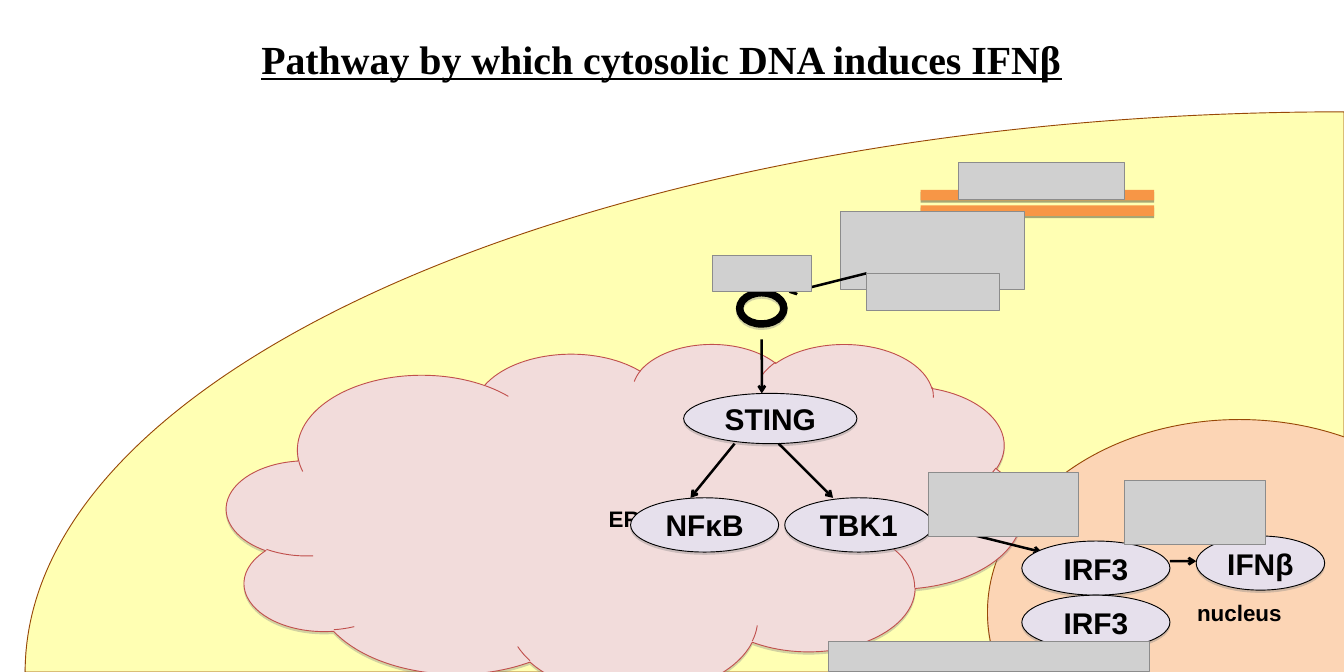
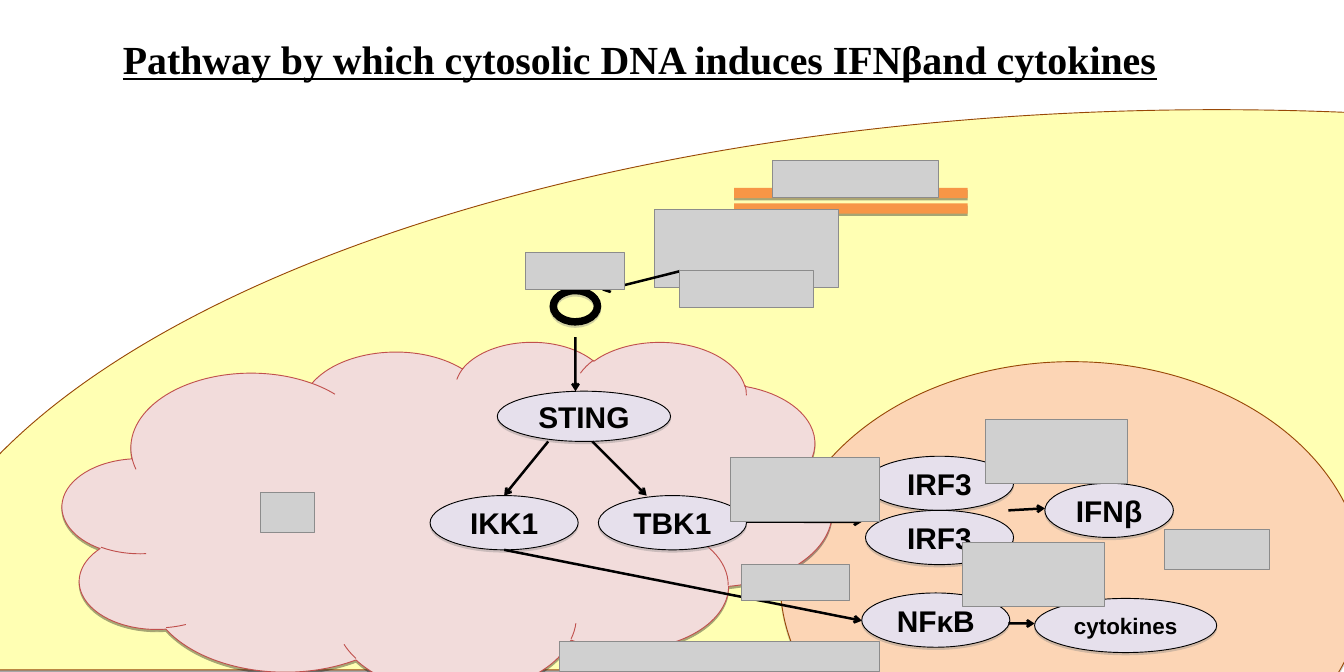
Before and after one commit to ericminikel/cureffi, a slide deck: slide 1 of media/2014/09/biolit-03-diagrams.ppt. Drawn at 1344x672 pixels with LibreOffice and Linux fonts; fonts in the diff are those of the drawing; grey boxes stand for pictures. Boxes give left, top, right and bottom in pixels: in the first picture for what was removed or moved away, otherwise in the second. Text is boxed around its words. In the diff, an @@ line names an element or a change of style, - is before the commit and + after.

Commit message:
corrected figure

```diff
--- a/media/2014/09/biolit-03-diagrams.ppt
+++ b/media/2014/09/biolit-03-diagrams.ppt
@@ text at (123, 46, 1156, 82): text changed @@
-Pathway by which cytosolic DNA induces IFNβ
+Pathway by which cytosolic DNA induces IFNβand cytokines
@@ freeform shape: place and size @@
-freeform shape at (25, 112, 1344, 672)
+freeform shape at (0, 109, 1344, 672)
@@ picture: place and size @@
-picture at (866, 273, 1000, 310)
+picture at (526, 253, 625, 289)
@@ 2 pictures, 1 ellipse, 1 arrow: place and size @@
-2 pictures, 1 ellipse, 1 arrow at (684, 162, 1124, 444)
+2 pictures, 1 ellipse, 1 arrow at (497, 160, 938, 442)
@@ picture: place and size @@
-picture at (712, 255, 811, 292)
+picture at (680, 271, 814, 307)
@@ freeform shape added at (63, 341, 832, 672), fill #F2DCDB, outline #C0504D 0.74 pt @@
@@ freeform shape removed at (227, 343, 1021, 672) @@
-ER
@@ 2 ellipses, 1 freeform shape, 1 arrow: place and size @@
-2 ellipses, 1 freeform shape, 1 arrow at (740, 181, 1196, 553)
+2 ellipses, 1 freeform shape, 1 arrow at (554, 178, 1010, 550)
@@ ellipse added at (780, 362, 1344, 672), fill #FCD5B5, outline #984807 0.74 pt @@
@@ ellipse removed at (987, 419, 1344, 672) @@
-nucleus
@@ arrow moved from (779, 444) - (833, 498) to (548, 442) - (504, 495) @@
@@ arrow moved from (735, 444) - (691, 498) to (592, 442) - (647, 495) @@
@@ picture: place and size @@
-picture at (929, 472, 1079, 536)
+picture at (986, 420, 1127, 484)
@@ picture added at (730, 458, 880, 521) @@
@@ ellipse "IRF3": place and size @@
-ellipse "IRF3" at (1021, 595, 1169, 650)
+ellipse "IRF3" at (866, 456, 1013, 510)
@@ picture added at (261, 493, 314, 533) @@
@@ ellipse added at (430, 495, 578, 550), fill #E6E0EC, outline #000000 0.74 pt, 24 pt, text #000000, bold @@
+IKK1
@@ arrow added from (1008, 511) to (1045, 508), #000000 2.01 pt @@
@@ ellipse "IFNβ": place and size @@
-ellipse "IFNβ" at (1196, 536, 1324, 590)
+ellipse "IFNβ" at (1045, 483, 1173, 537)
@@ arrow moved from (933, 525) - (1042, 552) to (746, 521) - (862, 521) @@
@@ ellipse "IRF3": place and size @@
-ellipse "IRF3" at (1021, 541, 1169, 595)
+ellipse "IRF3" at (866, 511, 1013, 565)
@@ picture: place and size @@
-picture at (1124, 480, 1266, 544)
+picture at (1164, 530, 1269, 570)
@@ arrow added from (504, 550) to (862, 621), #000000 2.01 pt @@
@@ picture added at (741, 564, 849, 601) @@
@@ picture: place and size @@
-picture at (829, 642, 1150, 672)
+picture at (962, 542, 1105, 606)
@@ ellipse "NFκB": place and size @@
-ellipse "NFκB" at (631, 498, 779, 553)
+ellipse "NFκB" at (862, 593, 1010, 648)
@@ ellipse added at (1035, 599, 1217, 652), fill #E6E0EC, outline #000000 0.74 pt, 18 pt, text #000000, bold @@
+cytokines
@@ arrow moved from (1170, 561) - (1196, 561) to (1008, 624) - (1035, 624) @@
@@ picture added at (559, 642, 880, 672) @@
```
